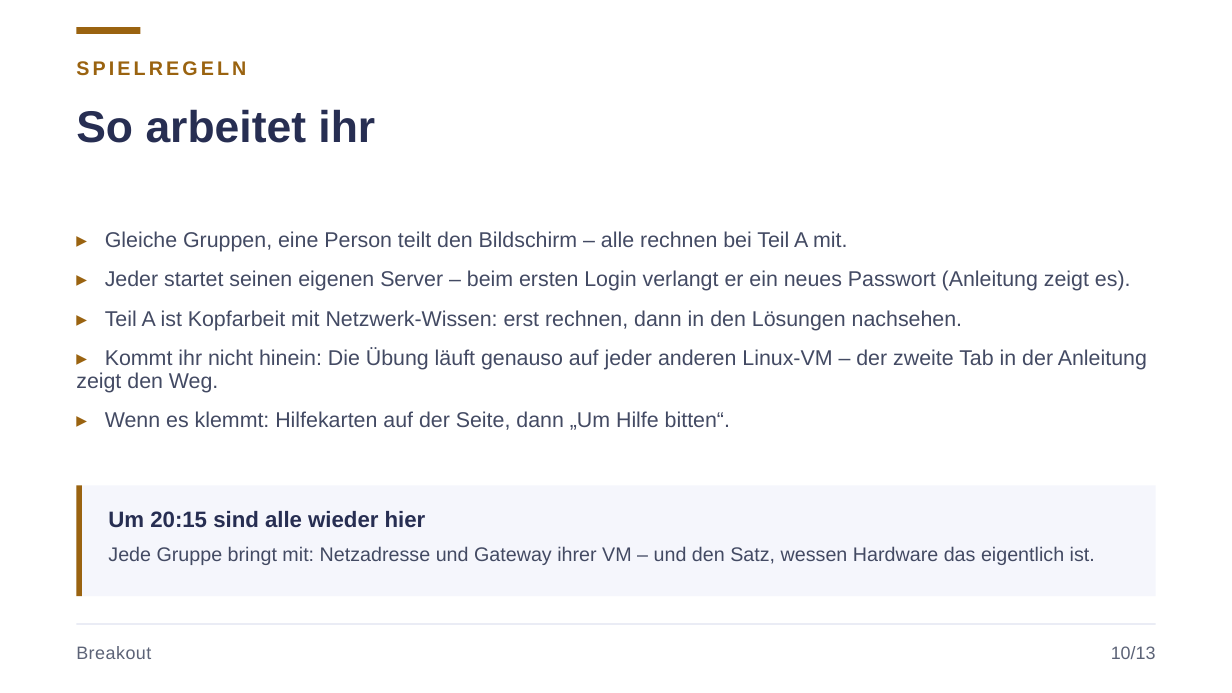
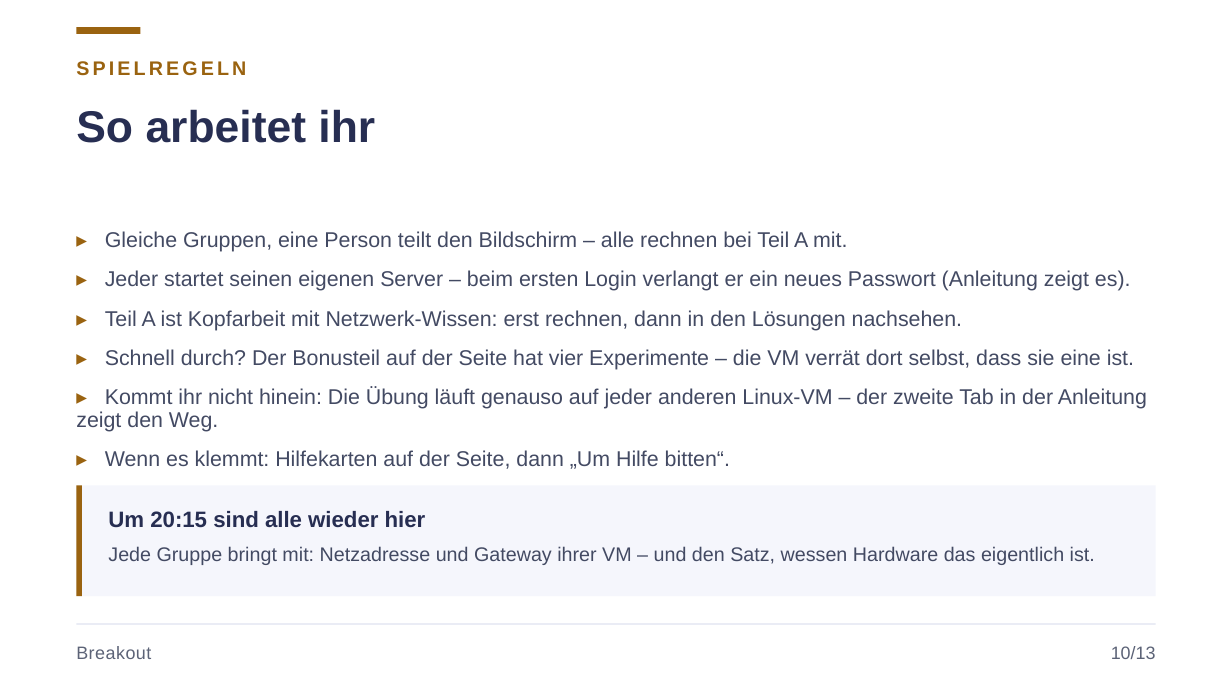
Before and after one commit to JacobMenge/kurs-unterlagen, a slide deck: slide 14 of folien/04-virtualisierung.pptx. Drawn at 1232x693 pixels with LibreOffice and Linux fonts; fonts in the diff are those of the drawing. Boxes give left, top, right and bottom in pixels: in the first picture for what was removed or moved away, otherwise in the second. Text is boxed around its words. In the diff, an @@ line names an element or a change of style, - is before the commit and + after.

Commit message:
bonus

```diff
--- a/folien/04-virtualisierung.pptx
+++ b/folien/04-virtualisierung.pptx
@@ text at (105, 349, 1134, 370): paragraph added @@
+▸ Schnell durch? Der Bonusteil auf der Seite hat vier Experimente – die VM verrät dort selbst, dass sie eine ist.
```
Also in this commit, not shown: 1 other slide changed, 1 other file.
